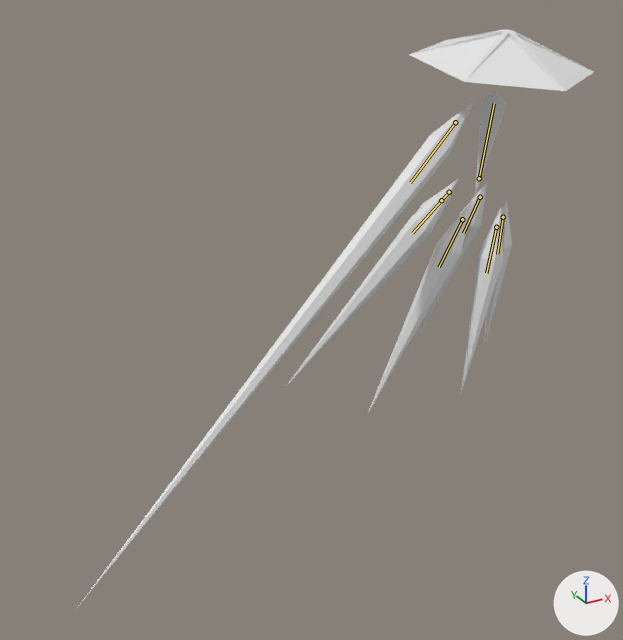
Two versions of the glTF model glb_imports/Clarity.glb, one commit apart.
Rendered twice from a 50 mm camera at (-43.0, -51.3, 21.3) aimed at (-14.3, 0.9, -4.8). The lights are fixed; the arrows at lower right show +X, +Y and +Z. The picture after the commit comes second. Both versions are drawn at frame 39 of the action 'LongSlice'; the numbers are the values there. The bones that change, and the others that lie on the model, are drawn over the model as lines.

Objects in the first picture: 'Arm', 'BackRight', 'Center', 'FrontRight', 'Hat', 'MiddleLeft', 'MiddleRight' and 2 more.
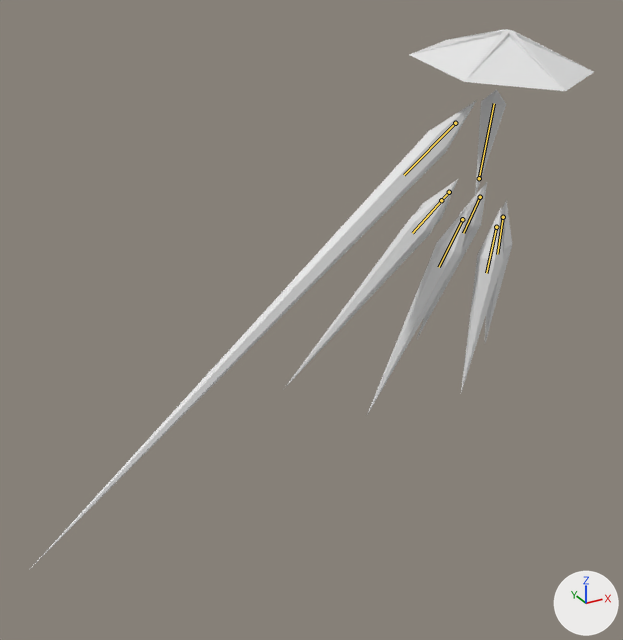
Pixel boxes [x1, y1, x2, y2] of what changed, in the pictures (623 x 640 px):
'Arm', posed (13% wider, 7% shorter): before [77, 100, 475, 608]; after [29, 100, 477, 570]
bone 'Arm', root to tip: before (455, 122) to (410, 182); after (455, 123) to (404, 175)

The edits, one by one:
Bone 'Arm' (bone_arm) turns from (-4, -175, 12) to (1, 1, 5) degrees about its own x, y and z.
